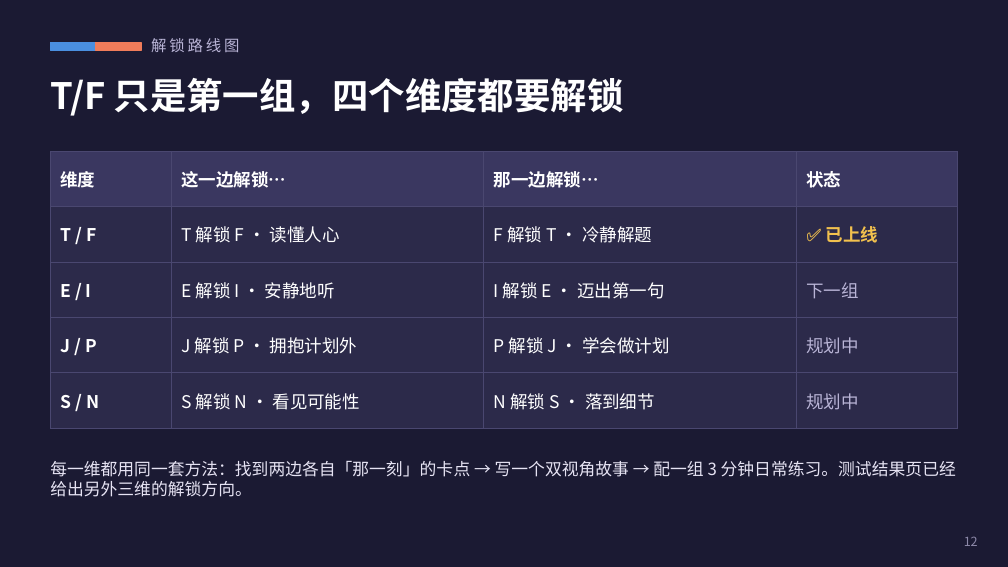
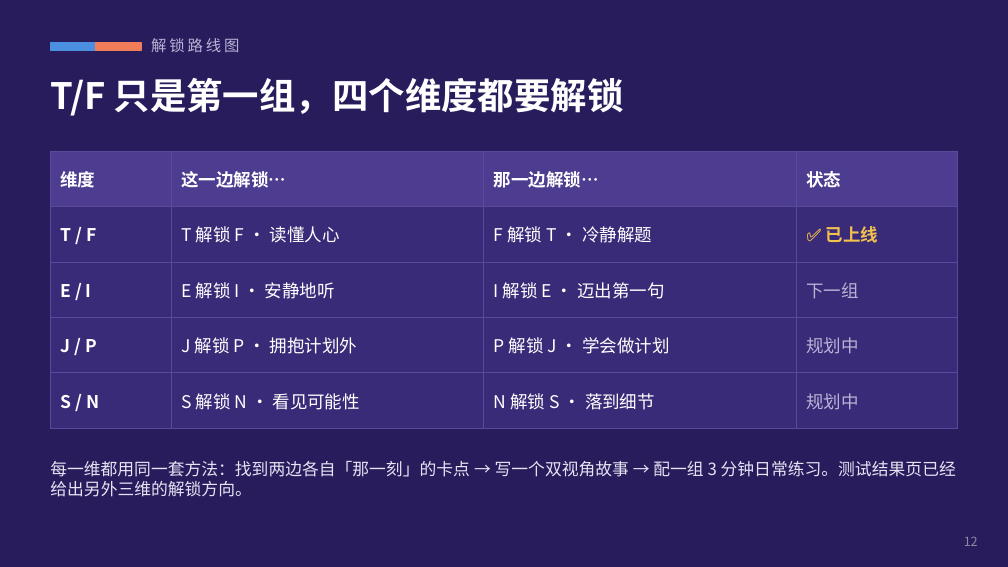
Before and after one commit to YuYuYuZero/overself-ai-edu-game, a slide deck: slide 12 of pitch/Overself-路演.pptx. Drawn at 1008x567 pixels with LibreOffice and Linux fonts; fonts in the diff are those of the drawing. Boxes give left, top, right and bottom in pixels: in the first picture for what was removed or moved away, otherwise in the second. Text is boxed around its words. In the diff, an @@ line names an element or a change of style, - is before the commit and + after.

```diff
--- a/pitch/Overself-路演.pptx
+++ b/pitch/Overself-路演.pptx
@@ background #1B1A33 to #281C5C @@
@@ table at (x1=50, y1=151, x2=958, y2=414) @@
@@ fill #3A3760 to #4D3C8F in row 1 @@
@@ fill #2C2A4A to #3A2B78 in 16 cells @@
@@ borders changed @@
```
Also in this commit, not shown: 5 other slides changed, 13 other files.
